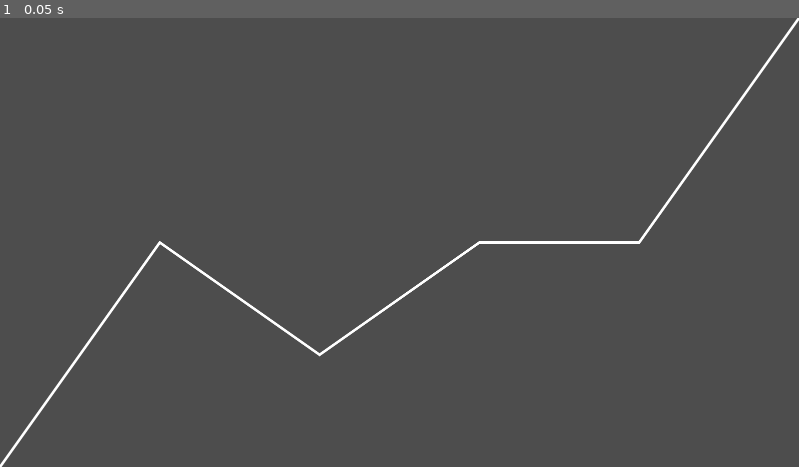
Above: before the commit, frame 1.
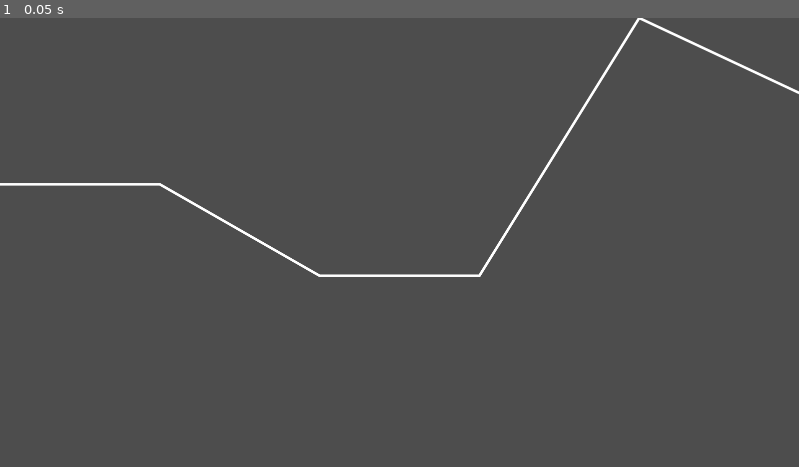
Above: after the commit, the same moment.

Repository: VoxelChicken/Godot-ChartDesigner
Game: Godot game, scene res://line_graph.tscn
Same seed, same stepped clock (60 frames per second), same inputs: the game is played once before the commit and once after it.
Inputs:
- Up to frame 1 (0.05 s): no input

The runs differ from the first frame. In frame 1, 1.8% of the frame differs, in the area x 0-100%, y 0-100%.

Commit message:
BarChart Update

Diff:
--- a/line_graph.gd
+++ b/line_graph.gd
@@ -1,12 +1,21 @@
 @icon("res://LineGraph2D.png")
 
-## The [code] LineGraph2D [/code] is the Add-on alternative to writing your own line graph. It makes making a line graph simple and easy. To set up the size of the [code] LineGraph2D [/code], you just have resize the control node in the editor.
-## Follow up with a glance at the inspector - it has the variables required for building the line graph, and most importantly, it has the [code] PackedVector2Array [/code] for the points.
-## The variables, apart from the [code] PackedFloat64Array [/code], include Color, Width, and Anti-aliasing. Tune these to your preference and you have yourself an easy line graph, enjoy![br][br]
+## The ChartDesigner is the Add-on alternative to writing your own charts. It makes making charts simple and easy. To set up the size of the desired chart, you just have to set up the control node to the desired size of the chart.
+## Follow up with a glance at the inspector - it has the variables required for designing the desired chart, and most importantly, it contains the [code]PackedFloat64Array[/code] for the points
+## (in the inspector, the 'values' array isn't a [code]PackedVector2Array[/code], which the Godot's [code]Line2D[/code] uses, but rather a [code]PackedFloat64Array[/code]. This is because the only thing the user has to do is give the graph the values, because the regular increments on the x axis are done automatically calculated).
+## The variables, apart from the [code]PackedFloat64Array[/code], include Color, Width, and Anti-aliasing. Tune these to your preference and you have yourself an easy chart, enjoy![br][br]
 ## (Note: This is an open-source passion project by a solo developer. Updates are most likely not going to appear at regular intervals, but rather, at random.)
-class_name LineGraph2D
+class_name ChartDesigner
 extends Control
 
+enum ChartType{
+	LineChart,
+	BarChartVertical,
+	BarChartHorizontal
+}
+
+## This exported enum gives you a drop-down menu containing different chart types.
+@export var type: ChartType
 ## The 'values' [code] array [/code] is the array for the values displayed on the [code] y axis [/code] in the LineGraph2D. It is also exported to the inspector on the right side of the screen (default setting).
 @export var values: PackedFloat64Array
 ## This variable is simply exported to the inspector, where you can choose which color you want the [code] LineGraph2D [/code] to have.
@@ -15,7 +24,8 @@
 @export var width: float
 ## This is the antialiasing [code] bool [/code]. It's also exported to the inspector. The antialiasing makes the pixelated lines smooth if '[code] True [/code]' ('On').
 @export var antialiasing: bool
-## This [code] bool [/code] makes the [code] LineGraph2D [/code] adaptable to the values. e.g.: if you have something that is more than a 0 as a minimum value, the graph adapts to the minimum variable, so that the bottom part of the LineGraph2D isn't the "zero line", but rather the minimum variable itself.
+## This [code] bool [/code] makes the [code] LineGraph2D [/code] adaptable to the values and is exclusive to the LineChart, so other charts don't have this.
+## e.g.: if you have something that is more than a 0 as a minimum value, the graph adapts to the minimum variable, so that the bottom part of the LineGraph2D isn't the "zero line", but rather the minimum variable itself.
 @export var value_adapting: bool
 
 ## This method ([code]set_values[/code]) replaces the current values with new ones. It can be called when a function is pressed, like:
@@ -38,8 +48,6 @@
 	var min: float # 'Min' is short for 'minimum' and is the smallest amount in the 'values' array.
 	var max: float # 'Max' is short for 'maximum' and is the largest amount in the 'values' array.
 
-	var x_increment = x_size / (total_point_count - 1)
-
 	var vector2_array: PackedVector2Array
 	vector2_array.resize(total_point_count)
 
@@ -51,20 +59,35 @@
 			min = value
 		# The for loop above cycles through the array 'values' and assigns 'min' and 'max' accordingly. (Declaration of the variables in the code above)
 
-	if value_adapting == false:
-		for i in total_point_count:
-			vector2_array[i] = Vector2(
-				x_increment * i, # x value
-				y_size - (y_size / max * values[i]) # y value
+
+	match type:
+
+		ChartType.LineChart: # The code below runs when the user selected 'LineChart' as the Chart Type.
+			var x_increment = (x_size) / (total_point_count - 1)
+			if value_adapting == false:
+				for i in total_point_count:
+					vector2_array[i] = Vector2(
+						x_increment * i, # x value
+						y_size - (y_size / max * values[i]) # y value
+						)
+				draw_polyline(vector2_array, color, width, antialiasing)
+			else:
+				print("Not developed yet, sorry!")
+
+		ChartType.BarChartVertical: # The code below runs when the user selected 'BarChartVertical' as the Chart Type.
+			var x_increment = (x_size - width) / (total_point_count - 1)
+			for i in total_point_count:
+					vector2_array[i] = Vector2(
+						x_increment * i + (width / 2), # x value
+						y_size - (y_size / max * values[i]) # y value
+						)
+					draw_line(vector2_array[i], Vector2(vector2_array[i].x, y_size), color, width, antialiasing)
+
+		ChartType.BarChartHorizontal: # The code below runs when the user selected 'BarChartHorizontal' as the Chart Type. This, for now, unfortunately works only from right-to-left horizontally, not left-to-right, as intended. The add-on is still in development, though!
+			var y_increment = (y_size - width) / (total_point_count - 1)
+			for i in total_point_count:
+				vector2_array[i] = Vector2(
+					x_size - (x_size / max * values[i]),
+					y_increment * i + (width / 2)
 				)
-	else:
-		print("Not developed yet, sorry!")
-
-	print("Maximum:")
-	print(max)
-	print("Minimum:")
-	print(min)
-	print("PackedVector2Array:")
-	print(vector2_array)
-
-	draw_polyline(vector2_array, color, width, antialiasing)
+				draw_line(vector2_array[i], Vector2(x_size, vector2_array[i].y), color, width, antialiasing)
--- a/line_graph.tscn
+++ b/line_graph.tscn
@@ -2,7 +2,7 @@
 
 [ext_resource type="Script" uid="uid://c52ll0p02s5e8" path="res://line_graph.gd" id="1_3y48l"]
 
-[node name="LineGraph2D" type="Control"]
+[node name="ChartDesigner" type="Control"]
 layout_mode = 3
 anchors_preset = 15
 anchor_right = 1.0
@@ -10,7 +10,7 @@
 grow_horizontal = 2
 grow_vertical = 2
 script = ExtResource("1_3y48l")
-values = PackedFloat64Array(0, 2, 1, 2, 2, 4)
+values = PackedFloat64Array(34, 34, 23, 23, 54, 45)
 color = Color(1, 1, 1, 1)
 width = 5.0
 antialiasing = true
